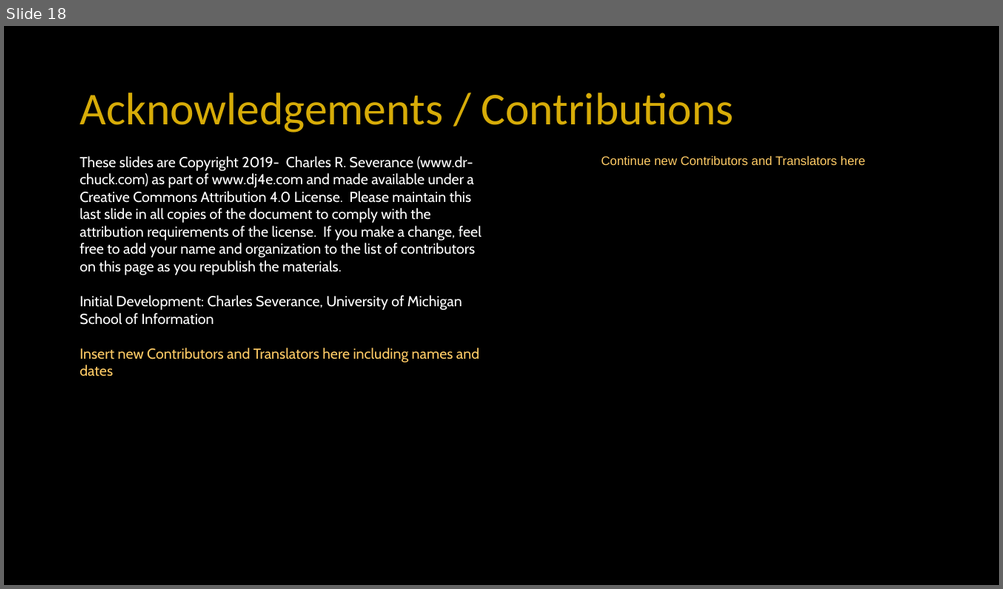
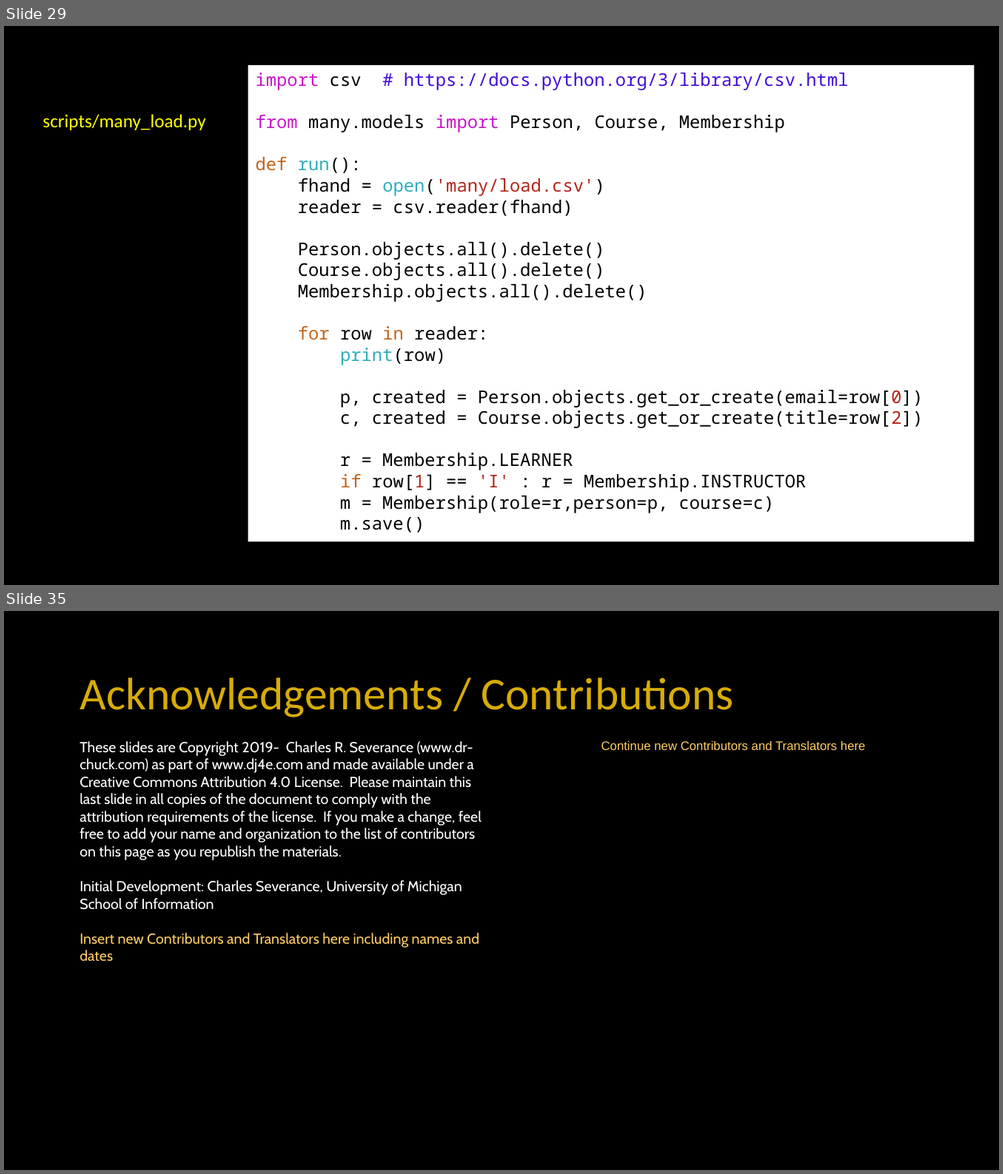
Before and after one commit to csev/dj4e, a slide deck: lectures/DJ-04-Many-To-Many.pptx. Shown one above the other, each under a label of ours: slide 18 before the commit, slides 29 and 35 after it; the slides between them are not shown. The pictures are 1003x589 and 1003x1174 pixels, drawn with LibreOffice and Linux fonts; fonts in the diff are those of the drawing. Boxes give left, top, right and bottom in pixels: in the first picture for what was removed or moved away, otherwise in the second. Text is boxed around its words. In the diff, an @@ line names an element or a change of style, - is before the commit and + after.

```diff
--- a/lectures/DJ-04-Many-To-Many.pptx
+++ b/lectures/DJ-04-Many-To-Many.pptx
@@ slide 29 added at [4,26,999,585], background #000000 @@
@@ rectangle added at [248,64,974,543], fill #FFFFFF, 17 pt, text #000000 @@
+import csv # https://docs.python.org/3/library/csv.html
+from many.models import Person, Course, Membership
+def run():
+fhand = open('many/load.csv')
+reader = csv.reader(fhand)
+Person.objects.all().delete()
+Course.objects.all().delete()
+Membership.objects.all().delete()
+for row in reader:
+print(row)
+p, created = Person.objects.get_or_create(email=row[0])
+c, created = Course.objects.get_or_create(title=row[2])
+r = Membership.LEARNER
+if row[1] == 'I' : r = Membership.INSTRUCTOR
+m = Membership(role=r,person=p, course=c)
+m.save()
@@ text added at [42,114,205,130], 18 pt, text #FFFF00 @@
+scripts/many_load.py
@@ what was slide 18 is now slide 35 @@
```
Also in this commit, not shown: 1 slide changed, 16 other slides added.
